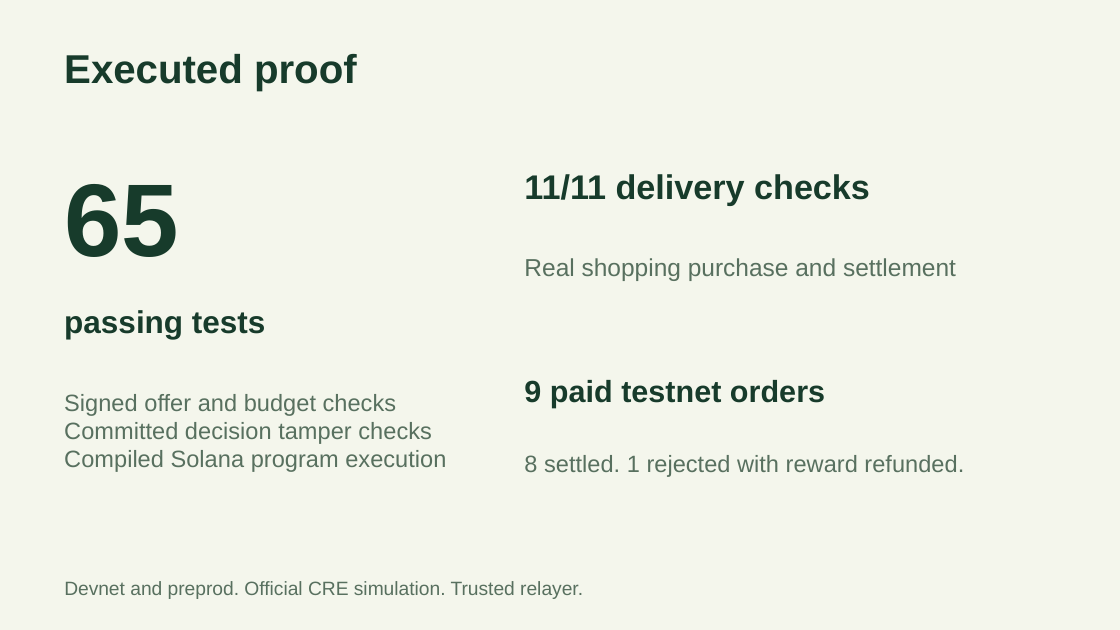
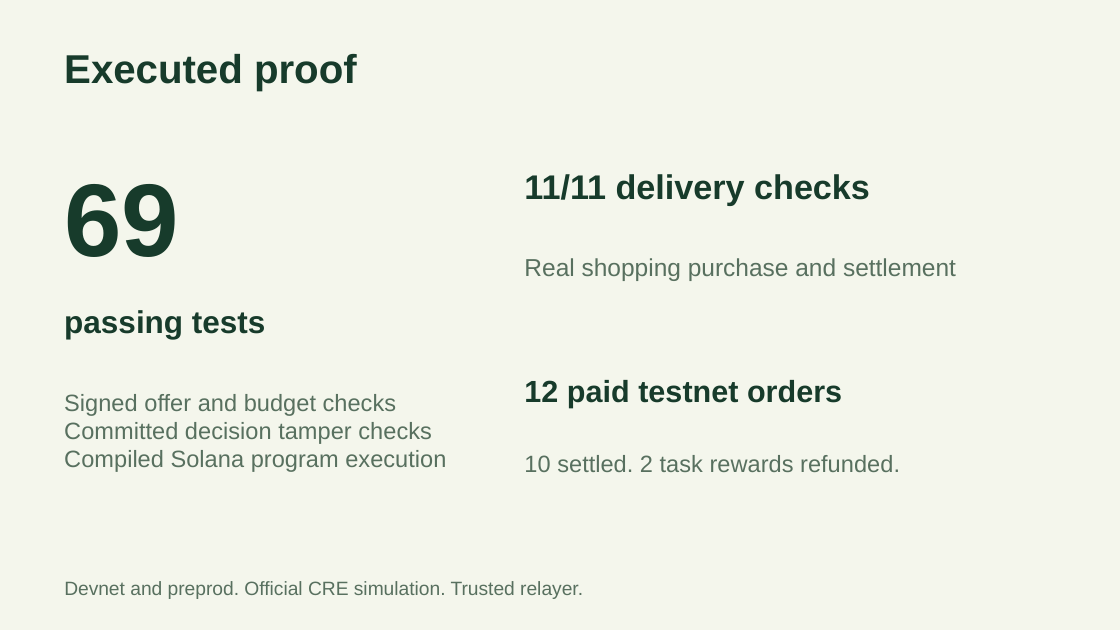
Before and after one commit to OYLabsAI/oy-orders, a slide deck: slide 5 of output/OY-Orders-agent-pitch.pptx. Drawn at 1120x630 pixels with LibreOffice and Linux fonts; fonts in the diff are those of the drawing. Boxes give left, top, right and bottom in pixels: in the first picture for what was removed or moved away, otherwise in the second. Text is boxed around its words. In the diff, an @@ line names an element or a change of style, - is before the commit and + after.

```diff
--- a/output/OY-Orders-agent-pitch.pptx
+++ b/output/OY-Orders-agent-pitch.pptx
@@ text at (64, 184, 179, 257): text changed @@
-65
+69
@@ text at (524, 380, 842, 408): text changed @@
-9 paid testnet orders
+12 paid testnet orders
@@ text at (524, 455, 900, 472): text changed @@
-8 settled. 1 rejected with reward refunded.
+10 settled. 2 task rewards refunded.
```
Also in this commit, not shown: 20 other files.
